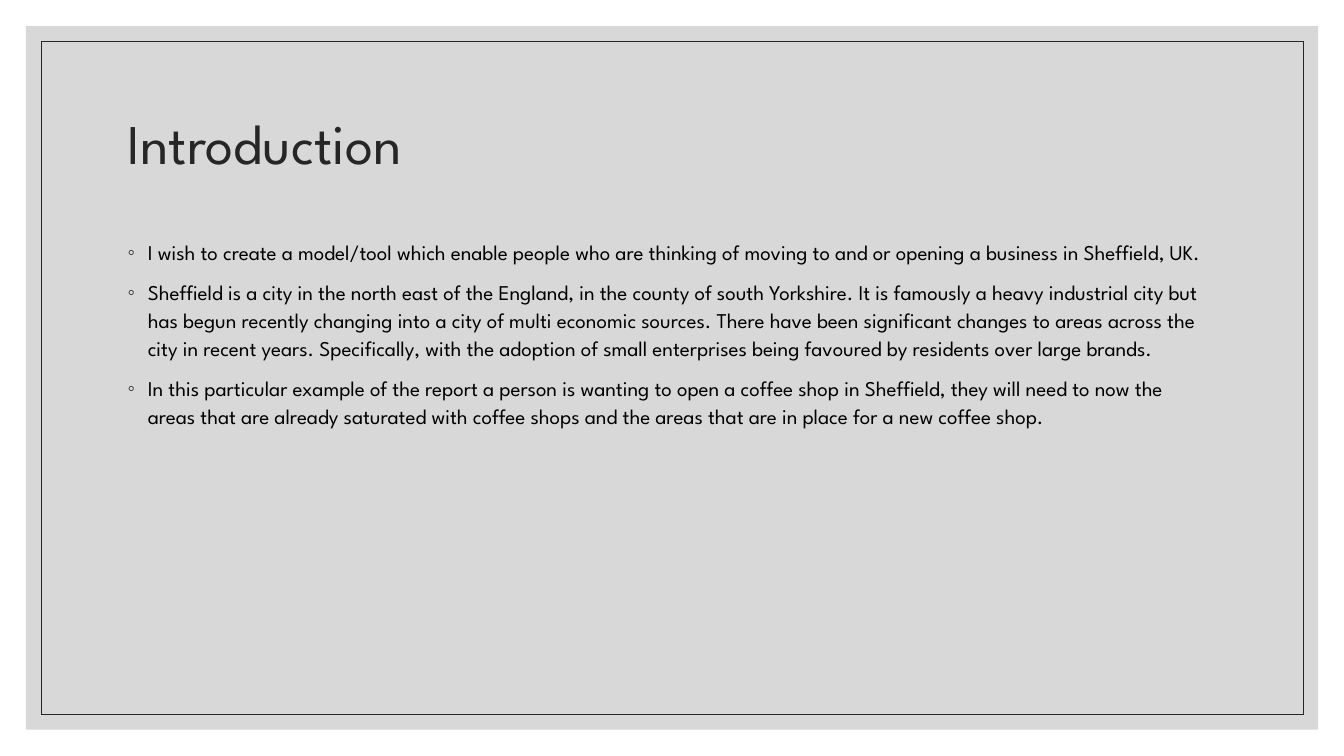
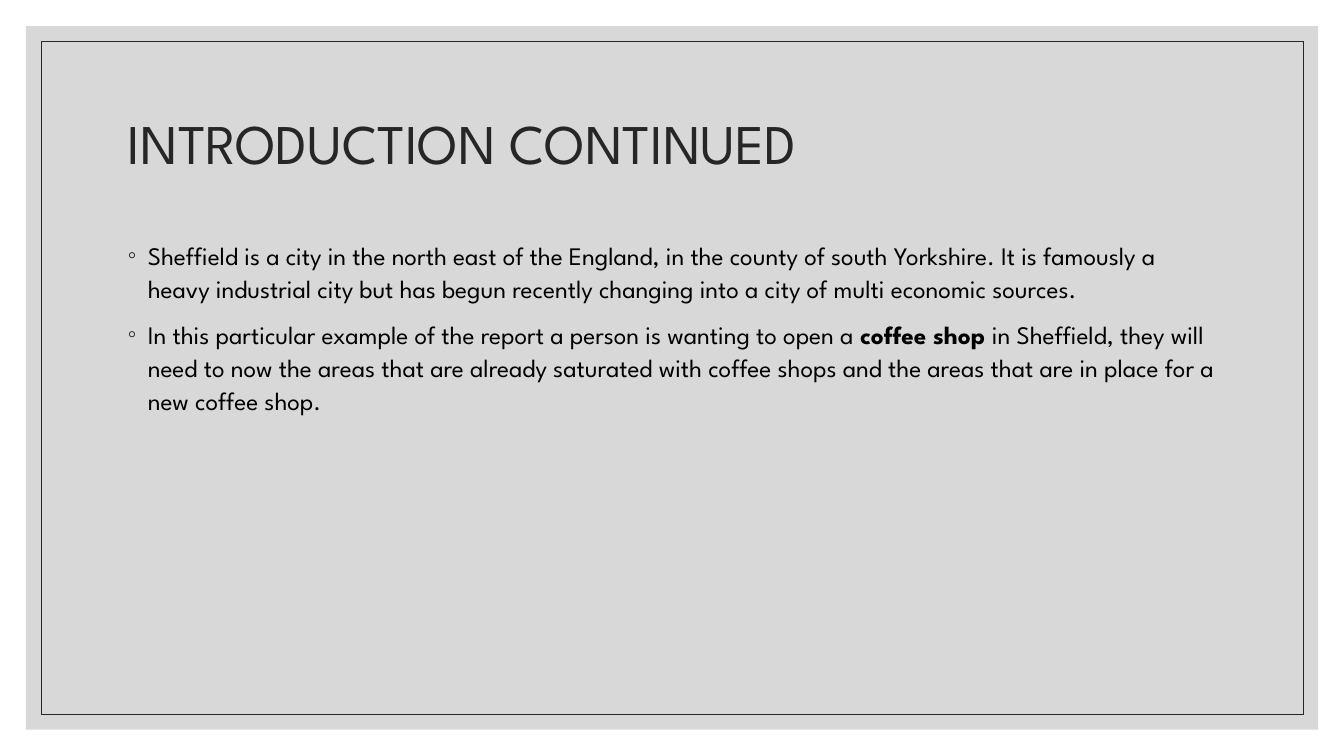
Before and after one commit to TeddyMoose/IBMCapStoneProject, a slide deck: slide 3 of Power Point IBM datascience.pptx (slide 2 before the commit). Drawn at 1344x756 pixels with LibreOffice and Linux fonts; fonts in the diff are those of the drawing. Boxes give left, top, right and bottom in pixels: in the first picture for what was removed or moved away, otherwise in the second. Text is boxed around its words. In the diff, an @@ line names an element or a change of style, - is before the commit and + after.

```diff
--- a/Power Point IBM datascience.pptx
+++ b/Power Point IBM datascience.pptx
@@ title at box(128, 126, 797, 165): text changed @@
-Introduction
+INTRODUCTION CONTINUED
@@ text at box(148, 247, 1155, 304): text changed; size 15 to 18 pt @@
-◦ I wish to create a model/tool which enable people who are thinking of moving to and or opening a business in Sheffield, UK.
-◦ Sheffield is a city in the north east of the England, in the county of south Yorkshire. It is famously a heavy industrial city but has begun recently changing into a city of multi economic sources. There have been significant changes to areas across the city in recent years. Specifically, with the adoption of small enterprises being favoured by residents over large brands.
+◦ Sheffield is a city in the north east of the England, in the county of south Yorkshire. It is famously a heavy industrial city but has begun recently changing into a city of multi economic sources.
@@ text at box(148, 326, 1213, 416): size 15 to 18 pt in "In this particular example of the report ..."; bold on in "coffee shop" @@
```
Also in this commit, not shown: 2 other slides changed, 1 slide added, 4 other files.
